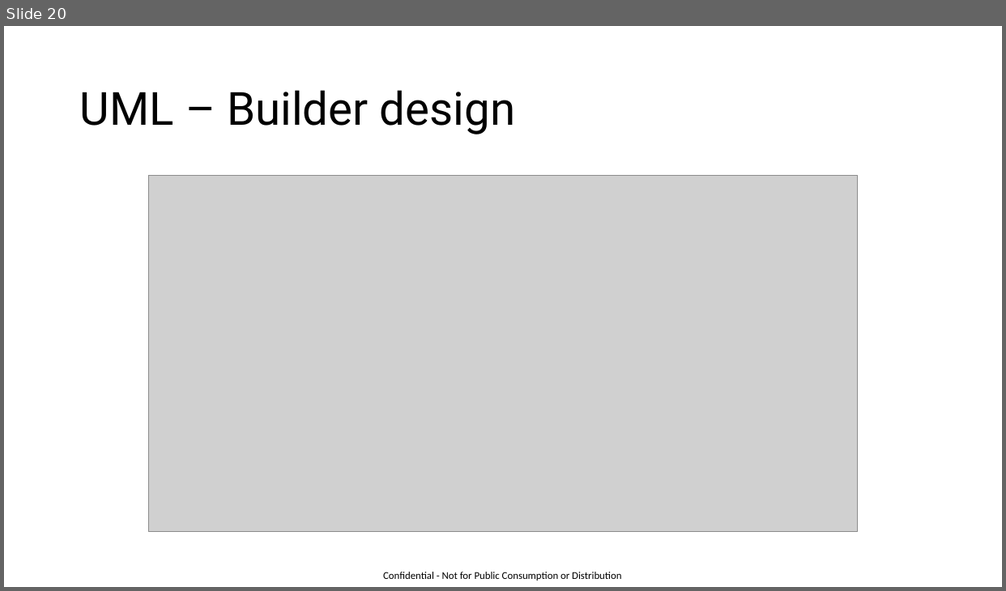
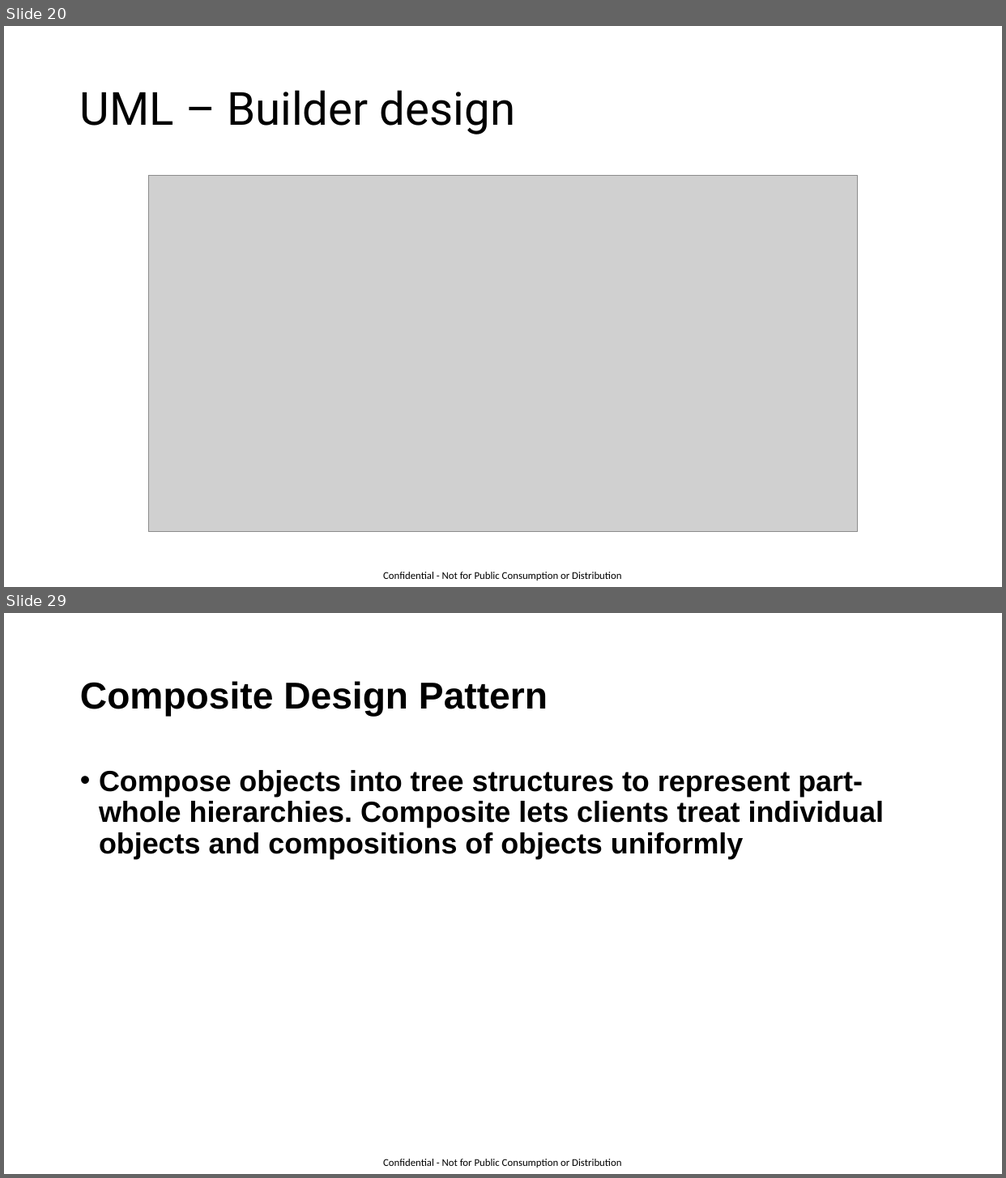
Before and after one commit to GaneshIT/CaseStudyFiles, a slide deck: Design Patterns.pptx. Shown one above the other, each under a label of ours: slide 20 before the commit, slides 20 and 29 after it; the slides between them are not shown. The pictures are 1006x591 and 1006x1178 pixels, drawn with LibreOffice and Linux fonts; fonts in the diff are those of the drawing; grey boxes stand for pictures. Boxes give left, top, right and bottom in pixels: in the first picture for what was removed or moved away, otherwise in the second. Text is boxed around its words. In the diff, an @@ line names an element or a change of style, - is before the commit and + after.

```diff
--- a/Design Patterns.pptx
+++ b/Design Patterns.pptx
@@ slide 29 added at (4, 613, 1002, 1174), background #FFFFFF; not listed: 1 template element that a slide beside it also shows @@
@@ title added at (80, 681, 548, 717), 36 pt, text #000000, bold @@
+Composite Design Pattern
@@ text added at (99, 770, 884, 859), 28 pt, text #000000, bold @@
+• Compose objects into tree structures to represent part-whole hierarchies. Composite lets clients treat individual objects and compositions of objects uniformly
```
Also in this commit, not shown: 10 other slides added, 3 other files.
